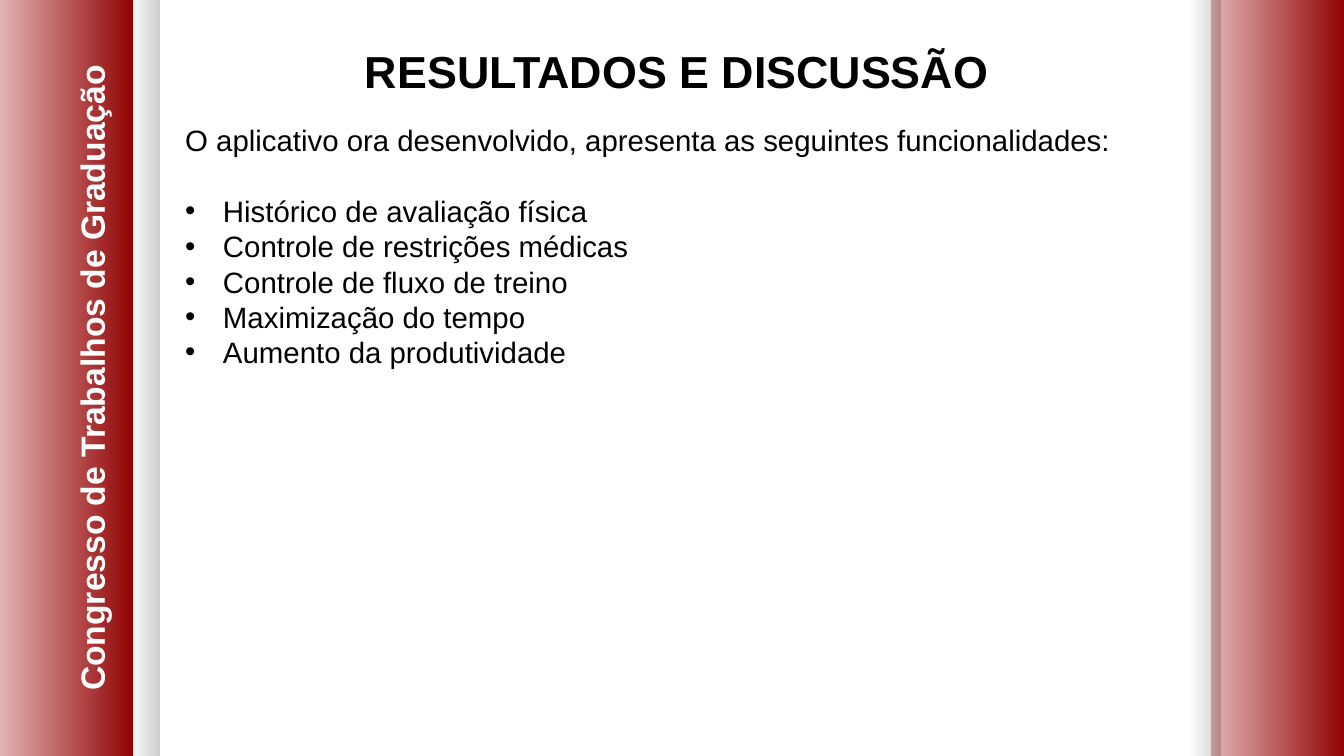
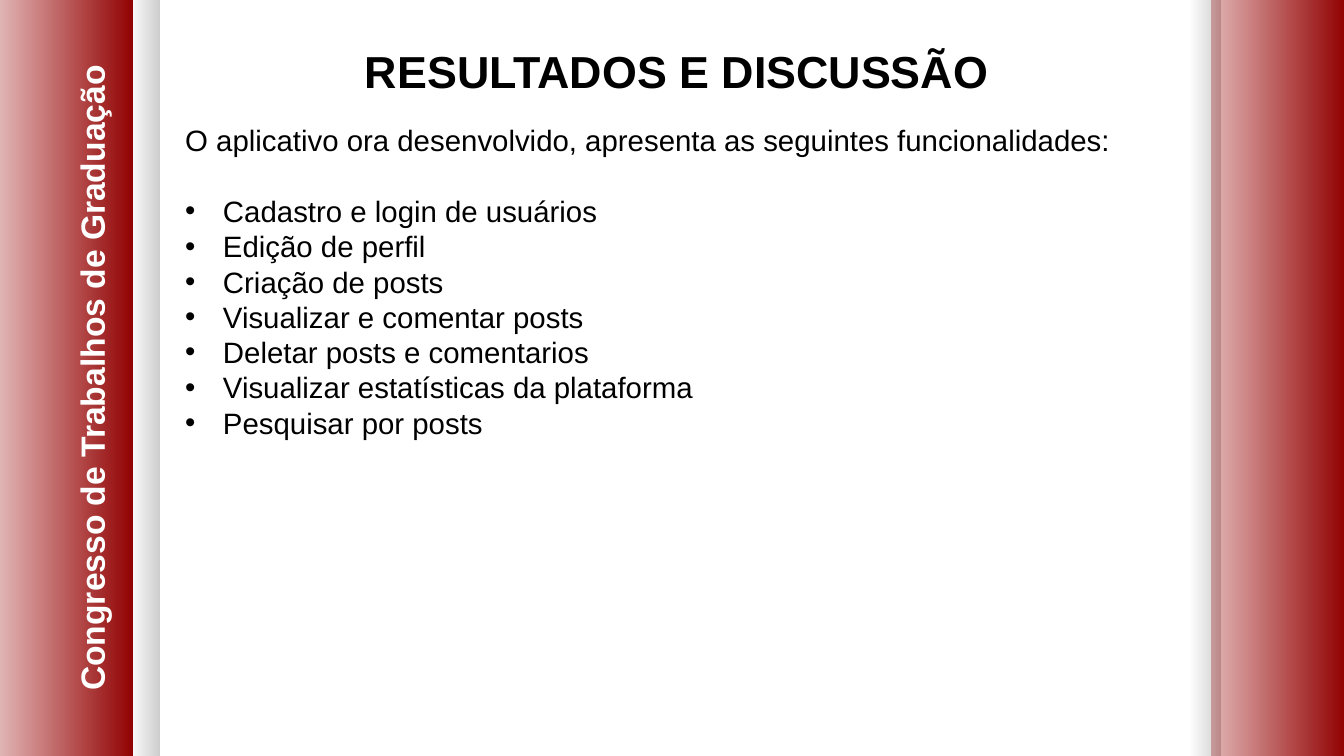
Before and after one commit to AntonioMenelau/FatecConnect-TG, a slide deck: slide 4 of documentação/Apresentação - FatecConnect.pptx. Drawn at 1344x756 pixels with LibreOffice and Linux fonts; fonts in the diff are those of the drawing; background and template pictures are left out. Boxes give left, top, right and bottom in pixels: in the first picture for what was removed or moved away, otherwise in the second. Text is boxed around its words. In the diff, an @@ line names an element or a change of style, - is before the commit and + after.

```diff
--- a/documentação/Apresentação - FatecConnect.pptx
+++ b/documentação/Apresentação - FatecConnect.pptx
@@ text at (x1=223, y1=200, x2=693, y2=440): text changed @@
-• Histórico de avaliação física
-• Controle de restrições médicas
-• Controle de fluxo de treino
-• Maximização do tempo
-• Aumento da produtividade
+• Cadastro e login de usuários
+• Edição de perfil
+• Criação de posts
+• Visualizar e comentar posts
+• Deletar posts e comentarios
+• Visualizar estatísticas da plataforma
+• Pesquisar por posts
```
Also in this commit, not shown: 5 other slides changed, 6 slides added, 1 slide removed.
